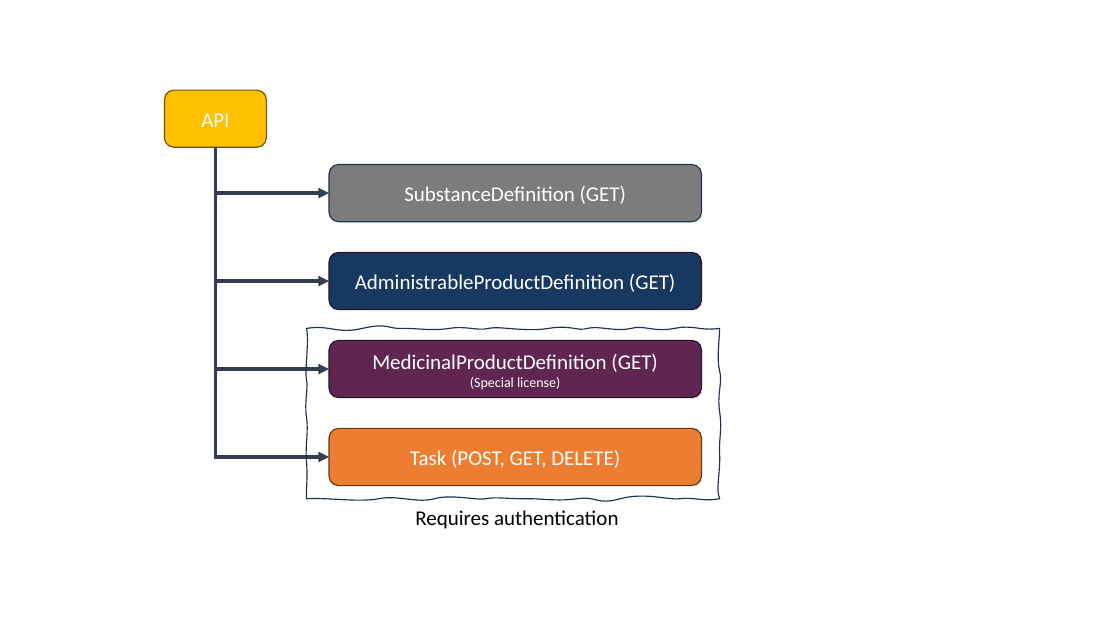
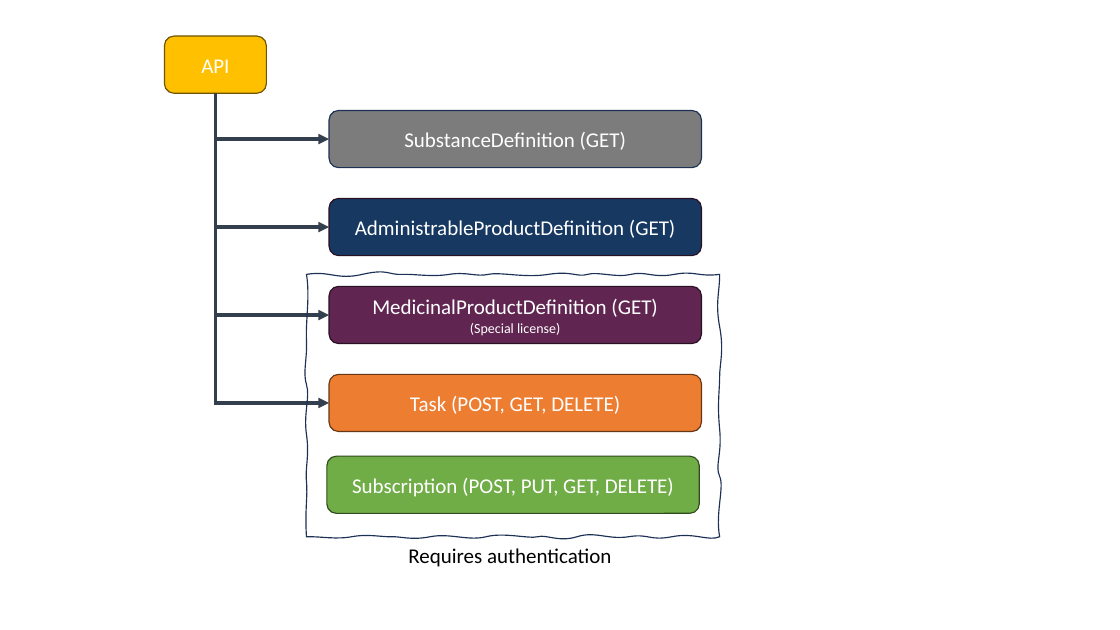
Before and after one commit to Uppsala-Monitoring-Centre/WHO-UMC-IDMP-Service, a slide deck: slide 6 of ImplementationGuideImages.pptx. Drawn at 1120x630 pixels with LibreOffice and Linux fonts; fonts in the diff are those of the drawing. Boxes give left, top, right and bottom in pixels: in the first picture for what was removed or moved away, otherwise in the second. Text is boxed around its words. In the diff, an @@ line names an element or a change of style, - is before the commit and + after.

```diff
--- a/ImplementationGuideImages.pptx
+++ b/ImplementationGuideImages.pptx
@@ 5 rounded rectangles, 4 elbow arrows: place and size @@
-5 rounded rectangles, 4 elbow arrows at <box>165,90,702,486</box>
+5 rounded rectangles, 4 elbow arrows at <box>165,36,702,432</box>
@@ freeform shape: place and size @@
-freeform shape at <box>307,329,720,499</box>
+freeform shape at <box>307,275,720,537</box>
@@ rounded rectangle added at <box>327,456,699,513</box>, fill #70AD47, outline #314C1F 1 pt, 18 pt, text #FFFFFF @@
+Subscription (POST, PUT, GET, DELETE)
@@ text "Requires authentication": place and size @@
-text "Requires authentication" at <box>415,510,618,529</box>
+text "Requires authentication" at <box>408,548,611,567</box>
```
Also in this commit, not shown: 1 other slide changed, 4 other files.
